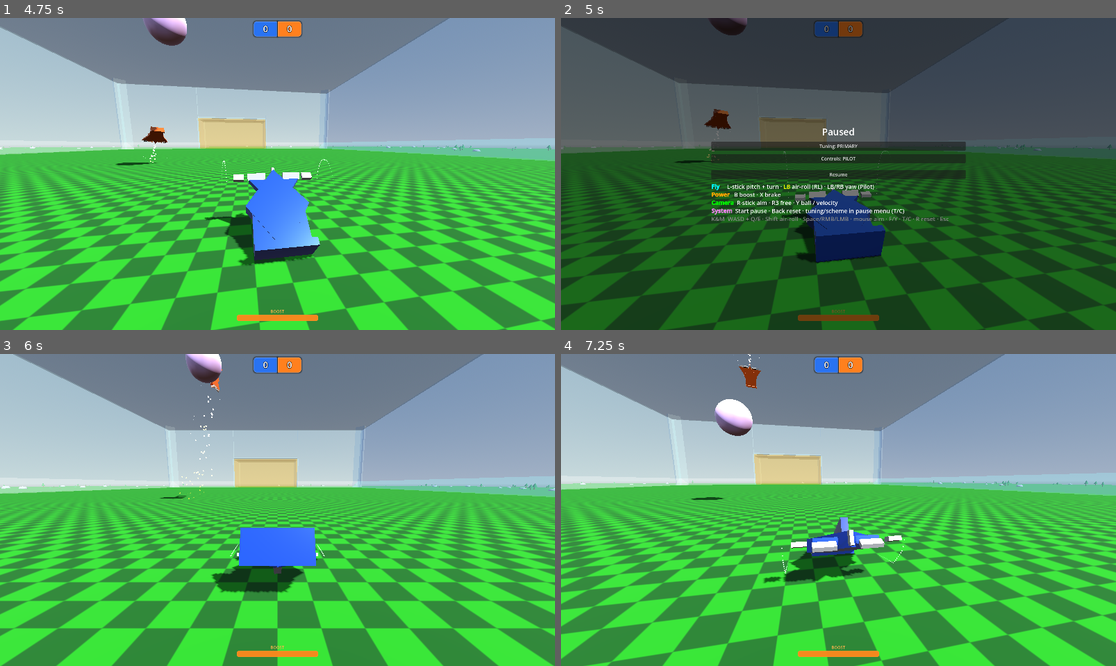
Above: before the commit, frames 1-4 (two rows, left to right).
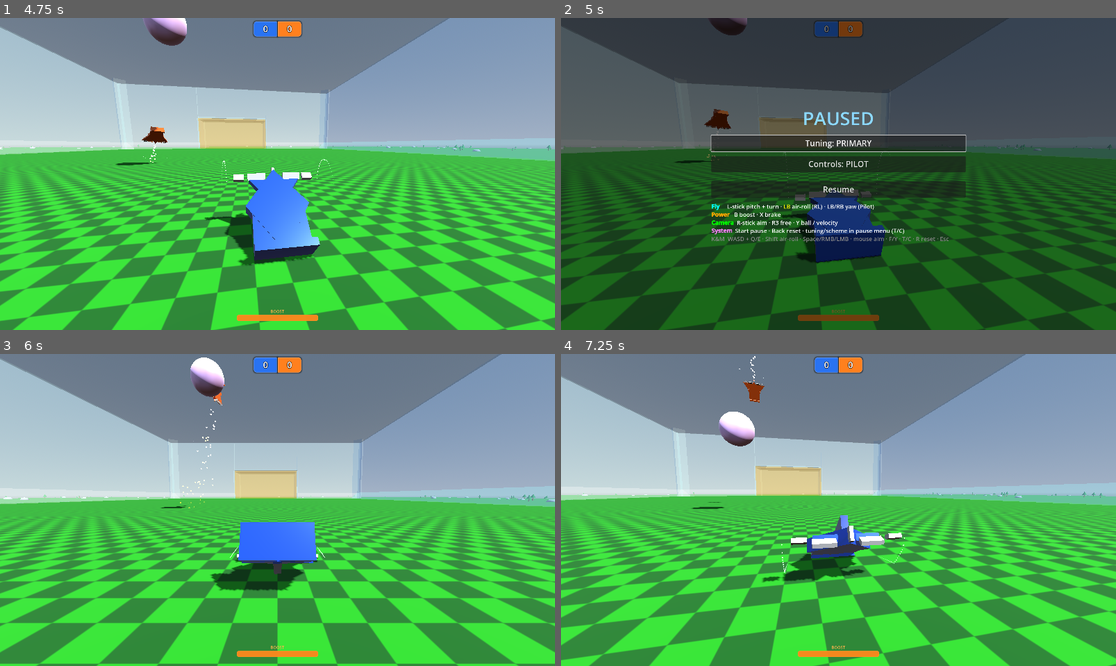
Above: after the commit, the same moments.

Repository: westonkelliher/glider
Game: Godot game, scene res://scenes/main_menu.tscn
Two runs of this game, one before a commit and one after it. Both use one fixed random seed, a clock stepped at 60 frames per second and the inputs below.
Inputs (mouse positions are in pixels of both pictures, inside the frame that each line leads up to):
- Up to frame 1 (4.75 s): click "Play vs AI" at 0.5 s; tap Enter (ui_accept) at 1.25, 1.52, 2.27, 3.5, 3.77, 4.52 s; move the mouse to (305, 174) at 1.27 s; press the mouse at (305, 174) at 1.28 s; hold W (move_forward) from 1.28 s (still down); move the mouse to (249, 174) at 2.02 s; release the mouse at (249, 174) at 2.03 s; tap Shift (air_roll) at 2.1 s; move the mouse to (288, 167) at 2.77 s; hold Right mouse button (boost) 2.78-3.53 s; move the mouse to (271, 180) at 3.52 s; tap Y (cam_ball_toggle) at 3.6 s; move the mouse to (316, 177) at 4.27 s; tap F (cam_free) at 4.35 s
- Up to frame 2 (5 s): keep holding W (move_forward); tap Escape (pause) at 4.9 s
- Up to frame 3 (6 s): release W (move_forward) at 5 s; click "Resume" at 5 s; move the mouse to (233, 506) at 5.77 s; hold W (move_forward) from 5.78 s (still down); tap Space (launch) at 5.85 s
- Up to frame 4 (7.25 s): keep holding W (move_forward); tap Enter (ui_accept) at 6.02 s; move the mouse to (844, 510) at 6.52 s; hold C (toggle_scheme) from 6.53 s (still down)

Frame 1 is identical in both runs. In frame 2, 7.3% of the frame differs, in the area x 26-74%, y 30-72%; in frame 3, 29%; in frame 4, 30%, in the area x 0-100%, y 0-100%.

Commit message:
Pause menu: gamepad focus on open + restyle to match start menu

Diff:
--- a/scripts/pause_menu.gd
+++ b/scripts/pause_menu.gd
@@ -46,30 +46,32 @@
 	_root.add_child(center)
 
 	var vbox := VBoxContainer.new()
-	vbox.add_theme_constant_override("separation", 12)
+	vbox.alignment = BoxContainer.ALIGNMENT_CENTER
+	vbox.add_theme_constant_override("separation", 16)
 	center.add_child(vbox)
 
 	var title := Label.new()
-	title.text = "Paused"
-	title.add_theme_font_size_override("font_size", 32)
+	title.text = "PAUSED"
+	title.add_theme_font_size_override("font_size", 64)
+	title.add_theme_color_override("font_color", Color(0.55, 0.85, 1.0))
 	title.horizontal_alignment = HORIZONTAL_ALIGNMENT_CENTER
 	vbox.add_child(title)
 
-	_tuning_btn = Button.new()
+	_tuning_btn = _make_button("")
 	_tuning_btn.pressed.connect(_on_tuning_pressed)
 	vbox.add_child(_tuning_btn)
 
-	_control_btn = Button.new()
+	_control_btn = _make_button("")
 	_control_btn.pressed.connect(_on_control_pressed)
 	vbox.add_child(_control_btn)
 
 	# Tutorial-only stage jump buttons (filled in on first open if applicable).
 	_stage_box = VBoxContainer.new()
+	_stage_box.alignment = BoxContainer.ALIGNMENT_CENTER
 	_stage_box.add_theme_constant_override("separation", 6)
 	vbox.add_child(_stage_box)
 
-	var resume := Button.new()
-	resume.text = "Resume"
+	var resume := _make_button("Resume")
 	resume.pressed.connect(close)
 	vbox.add_child(resume)
 
@@ -86,6 +88,15 @@
 	vbox.add_child(binds)
 
 	refresh_labels()
+
+
+# Big menu button, matching the title-screen look.
+func _make_button(text: String) -> Button:
+	var b := Button.new()
+	b.text = text
+	b.custom_minimum_size = Vector2(360.0, 56.0)
+	b.add_theme_font_size_override("font_size", 28)
+	return b
 
 
 func _unhandled_input(event: InputEvent) -> void:
@@ -105,6 +116,7 @@
 	_root.visible = true
 	get_tree().paused = true
 	Input.mouse_mode = Input.MOUSE_MODE_VISIBLE
+	_tuning_btn.grab_focus()  # so gamepad / keyboard can navigate immediately
 
 
 # Build a "Jump to stage" list the first time we open inside a tutorial. A plain
@@ -117,14 +129,17 @@
 		return
 	_stages_built = true
 	var header := Label.new()
-	header.text = "— Jump to stage —"
+	header.text = "Jump to stage"
 	header.horizontal_alignment = HORIZONTAL_ALIGNMENT_CENTER
 	header.add_theme_font_size_override("font_size", 20)
+	header.add_theme_color_override("font_color", Color(0.7, 0.8, 0.9))
 	_stage_box.add_child(header)
 	var titles: Array = mgr.stage_titles()
 	for i in titles.size():
 		var b := Button.new()
 		b.text = "%d. %s" % [i + 1, titles[i]]
+		b.custom_minimum_size = Vector2(360.0, 38.0)
+		b.add_theme_font_size_override("font_size", 18)
 		b.pressed.connect(_on_stage_pressed.bind(i))
 		_stage_box.add_child(b)
 
